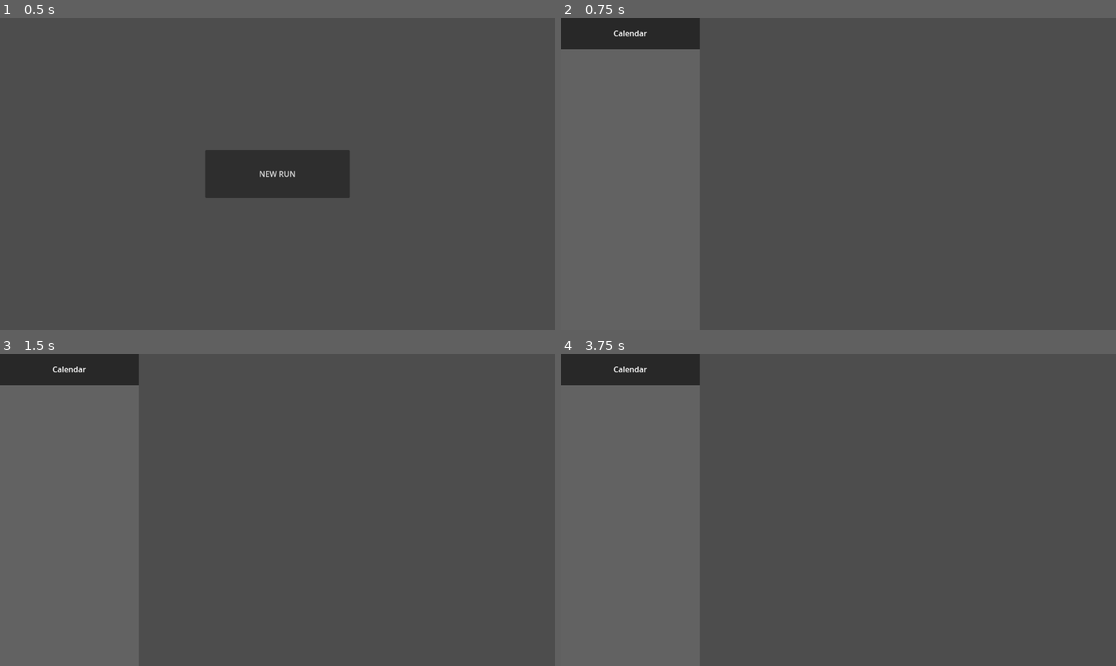
Above: before the commit, frames 1-4 (two rows, left to right).
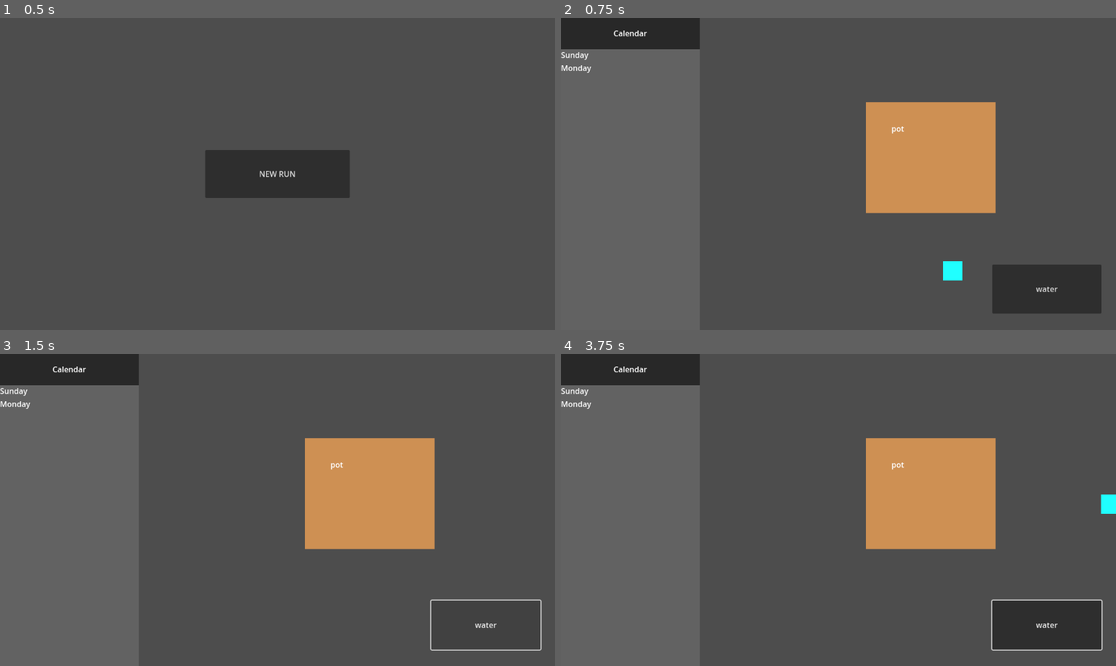
Above: after the commit, the same moments.

Repository: phunnnnnn/NSC
Game: Godot game, scene res://Scene/home.tscn
Two runs of this game, one before a commit and one after it. Both use one fixed random seed, a clock stepped at 60 frames per second and the inputs below.
Inputs (mouse positions are in pixels of both pictures, inside the frame that each line leads up to):
- Up to frame 1 (0.5 s): no input
- Up to frame 2 (0.75 s): click "NEW RUN" at 0.5 s
- Up to frame 3 (1.5 s): click (488, 625) at 1.25 s, where only the run after the commit has a clickable "water"
- Up to frame 4 (3.75 s): click (1049, 625) at 2 s, where only the run after the commit has a clickable "water"; click (1049, 625) at 2.75 s, where only the run after the commit has a clickable "water"; tap Enter at 3.5 s; move the mouse to (960, 494) at 3.52 s

Frame 1 is identical in both runs. In frame 2, 12% of the frame differs, in the area x 0-98%, y 10-95%; in frame 3, 8.7%; in frame 4, 12%, in the area x 0-100%, y 10-96%.

Commit message:
make water drop yay

Diff:
--- a/Scene/main.tscn
+++ b/Scene/main.tscn
@@ -1,4 +1,6 @@
-[gd_scene format=3 uid="uid://cc3vtjnf3tnop"]
+[gd_scene load_steps=2 format=3 uid="uid://cc3vtjnf3tnop"]
+
+[ext_resource type="Script" uid="uid://cala25aqivy3w" path="res://Scene/water.gd" id="1_f6udf"]
 
 [node name="Control" type="Control"]
 layout_mode = 3
@@ -37,9 +39,22 @@
 color = Color(0.158472, 0.158472, 0.158472, 1)
 
 [node name="VBoxContainer" type="VBoxContainer" parent="calendar"]
-layout_mode = 0
-offset_right = 40.0
-offset_bottom = 40.0
+layout_mode = 1
+anchors_preset = -1
+anchor_right = 1.0
+anchor_bottom = 1.0
+offset_top = 65.0
+offset_right = 0.728027
+grow_horizontal = 2
+grow_vertical = 2
+
+[node name="Sunday" type="Label" parent="calendar/VBoxContainer"]
+layout_mode = 2
+text = "Sunday"
+
+[node name="Monday2" type="Label" parent="calendar/VBoxContainer"]
+layout_mode = 2
+text = "Monday"
 
 [node name="backGround" type="ColorRect" parent="calendar"]
 z_index = -5
@@ -50,3 +65,56 @@
 grow_horizontal = 2
 grow_vertical = 2
 color = Color(0.385493, 0.385493, 0.385492, 1)
+
+[node name="Control" type="Control" parent="."]
+anchors_preset = 0
+offset_left = 292.0
+offset_right = 1152.0
+offset_bottom = 651.0
+
+[node name="water" type="Button" parent="Control"]
+layout_mode = 0
+offset_left = 603.0
+offset_top = 512.0
+offset_right = 830.0
+offset_bottom = 614.0
+text = "water"
+script = ExtResource("1_f6udf")
+
+[node name="Control" type="Control" parent="Control"]
+anchors_preset = 0
+offset_left = 257.0
+offset_top = 234.0
+offset_right = 385.0
+offset_bottom = 360.0
+
+[node name="Label" type="Label" parent="Control/Control"]
+z_index = 10
+layout_mode = 1
+anchors_preset = -1
+anchor_right = 1.153
+anchor_bottom = 1.0
+offset_left = 137.0
+offset_top = -16.0
+offset_right = 162.416
+offset_bottom = 18.0
+text = "pot"
+
+[node name="ColorRect" type="ColorRect" parent="Control/Control"]
+layout_mode = 0
+offset_left = 84.0
+offset_top = -59.0
+offset_right = 353.0
+offset_bottom = 171.0
+color = Color(0.805879, 0.564687, 0.327108, 1)
+
+[node name="waterDrop" type="ColorRect" parent="Control"]
+layout_mode = 0
+offset_left = 501.0
+offset_top = 505.0
+offset_right = 541.0
+offset_bottom = 545.0
+color = Color(0.12549, 1, 1, 1)
+
+[connection signal="button_down" from="Control/water" to="Control/water" method="_on_button_down"]
+[connection signal="button_up" from="Control/water" to="Control/water" method="_on_button_up"]
--- /dev/null
+++ b/Scene/water.gd
@@ -0,0 +1,21 @@
+extends Button
+@onready var waterDrop = $"../waterDrop"
+var ifWater:bool = false
+
+func _ready() :
+	pass
+
+func _process(delta: float) -> void:
+	if (ifWater == true) :
+		waterDrop.position = get_global_mouse_position()
+
+
+func _on_button_down() -> void:
+	#waterDrop.position = get_global_mouse_position()
+	ifWater = true
+	#print(get_global_mouse_position())
+	print(waterDrop.position)
+
+
+func _on_button_up() -> void:
+	ifWater = false
--- a/Script/main.gd
+++ b/Script/main.gd
@@ -1,4 +1,6 @@
 extends Node2D
+
+
 
 func _ready() :
 
Not shown, added: Scene/water.gd.uid
